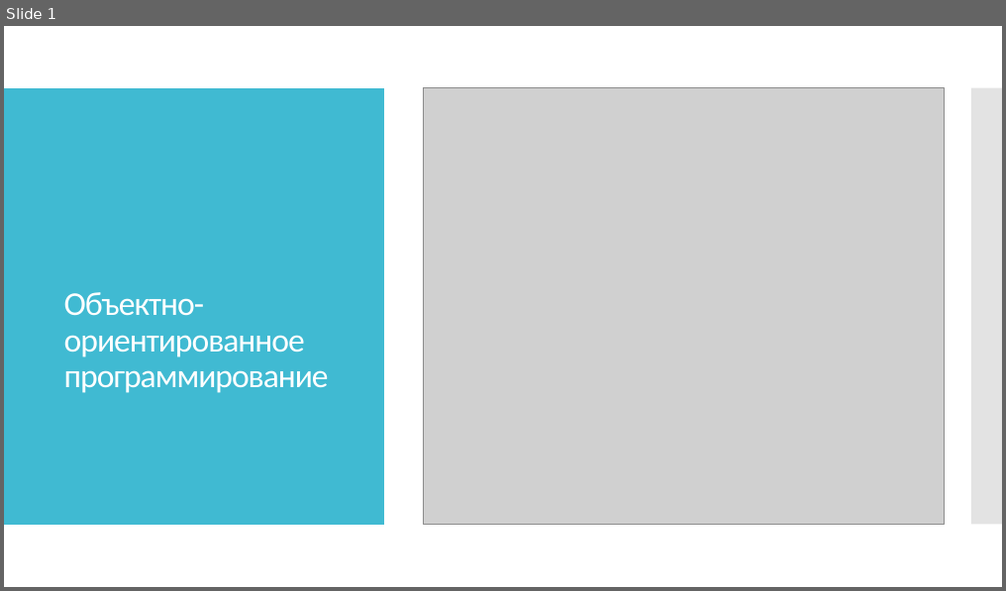
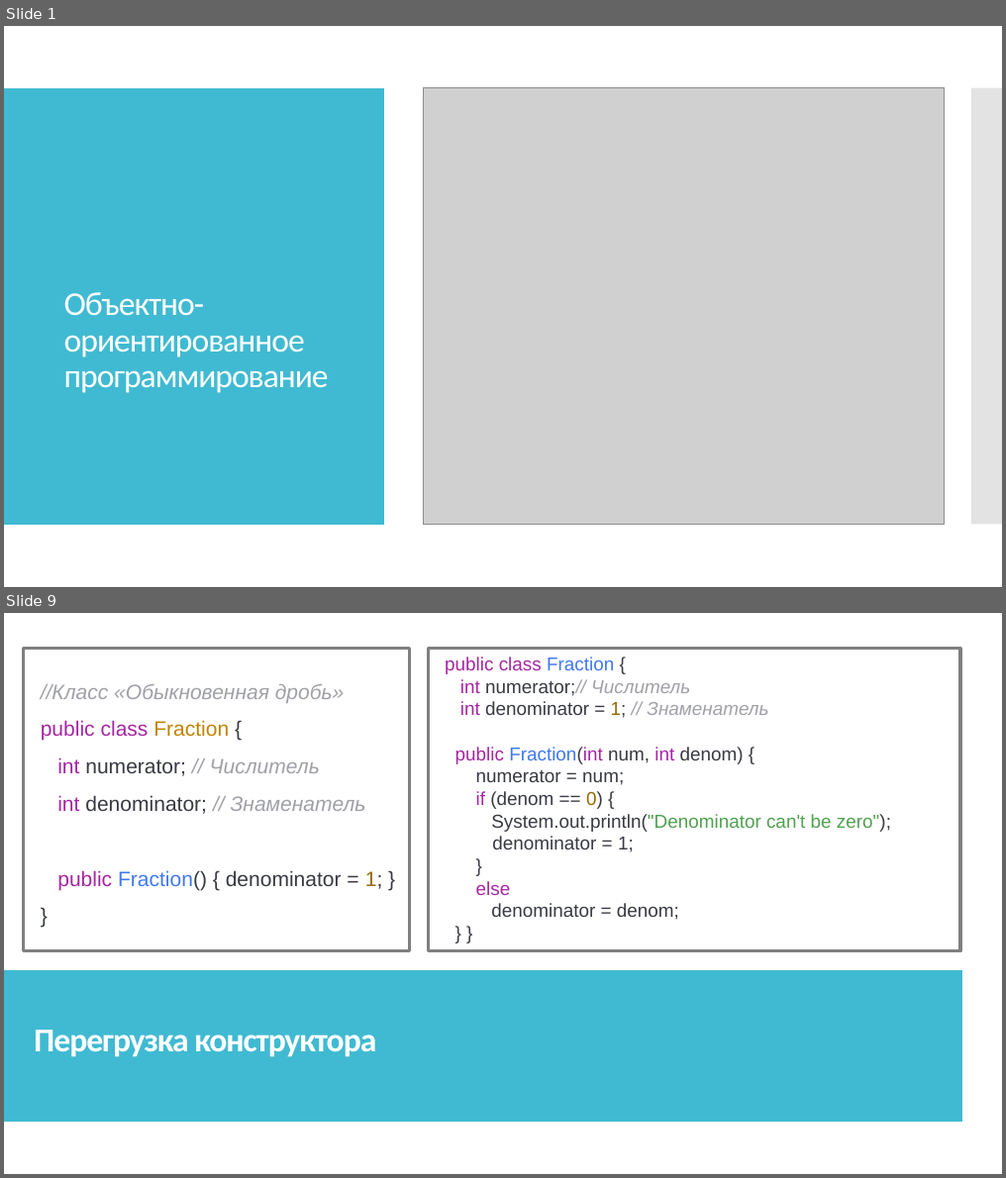
Before and after one commit to IriEfremova/LessonsCube, a slide deck: Samsung/Lesson12/PrincipOOP.pptx. Shown one above the other, each under a label of ours: slide 1 before the commit, slides 1 and 9 after it; the slides between them are not shown. The pictures are 1006x591 and 1006x1178 pixels, drawn with LibreOffice and Linux fonts; fonts in the diff are those of the drawing; grey boxes stand for pictures. Boxes give left, top, right and bottom in pixels: in the first picture for what was removed or moved away, otherwise in the second. Text is boxed around its words. In the diff, an @@ line names an element or a change of style, - is before the commit and + after.

```diff
--- a/Samsung/Lesson12/PrincipOOP.pptx
+++ b/Samsung/Lesson12/PrincipOOP.pptx
@@ slide 9 added at (4,613,1002,1174), background #FFFFFF; not listed: 2 template elements that a slide beside it also shows @@
@@ rectangle added at (4,613,1002,1174), fill #FFFFFF @@
@@ rectangle added at (23,649,410,951), outline #808080 3 pt @@
@@ rectangle added at (429,649,960,951), outline #808080 3 pt @@
@@ text added at (445,657,891,920), 18 pt, text #383A42 @@
+public class Fraction {
+int numerator;// Числитель
+int denominator = 1; // Знаменатель
+public Fraction(int num, int denom) {
+numerator = num;
+if (denom == 0) {
+System.out.println("Denominator can't be zero");
+denominator = 1;
+}
+else
+denominator = denom;
+} }
@@ text added at (41,684,383,890), 20 pt, text #A0A1A7 @@
+//Класс «Обыкновенная дробь»
+public class Fraction {
+int numerator; // Числитель
+int denominator; // Знаменатель
+public Fraction() { denominator = 1; }
+}
@@ rectangle added at (4,970,962,1123), fill #40BAD2 @@
@@ text added at (34,1030,376,1058), 32 pt, text #FFFFFF, bold @@
+Перегрузка конструктора
```
Also in this commit, not shown: 15 other slides added, 20 slides removed.
